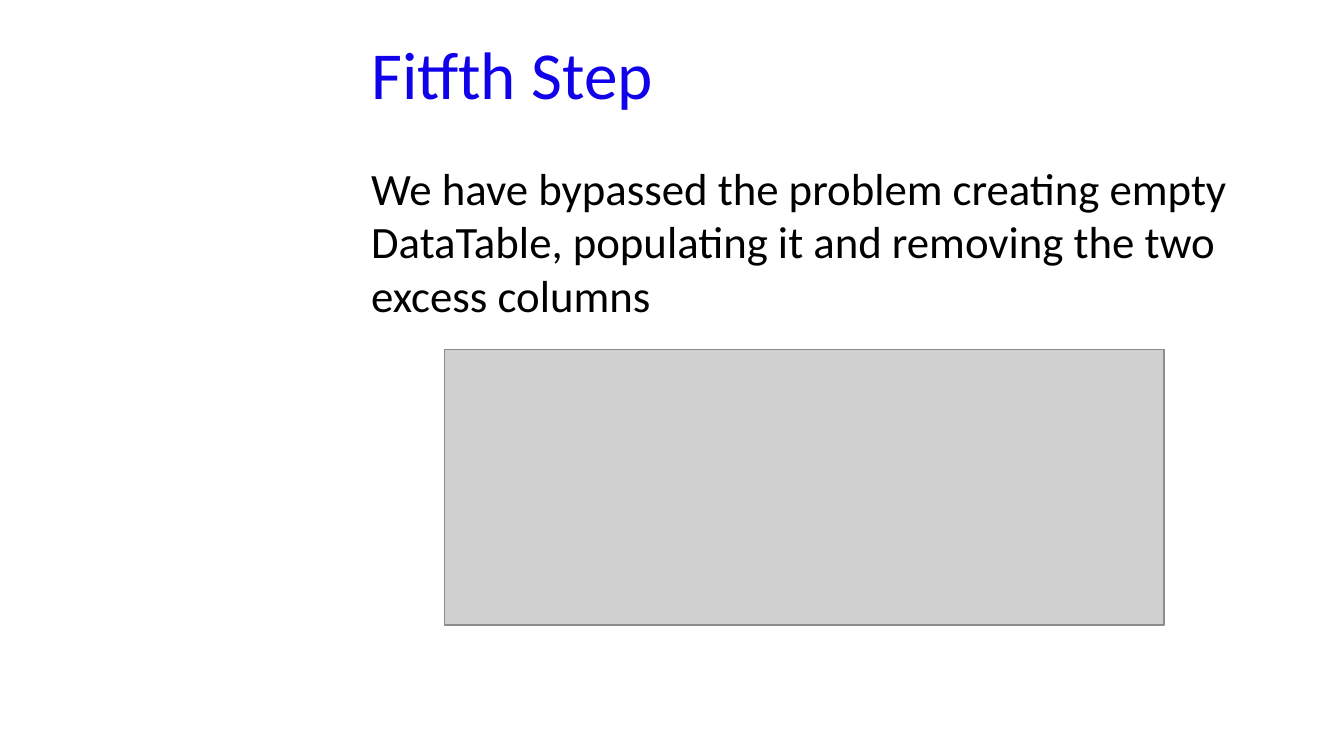
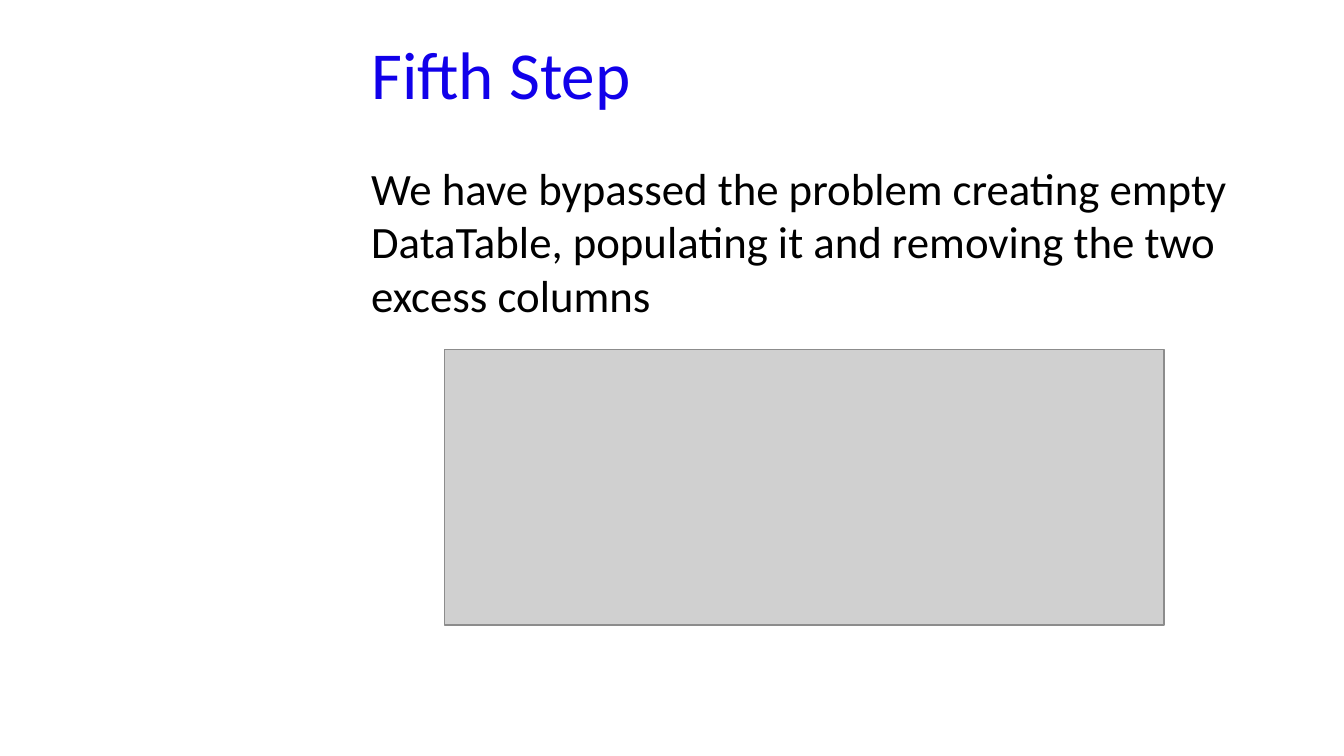
Before and after one commit to GabriM97/CryptoWolf, a slide deck: slide 24 of Student Presentation/Student_Presentation.odp. Drawn at 1344x756 pixels with LibreOffice and Linux fonts; fonts in the diff are those of the drawing; grey boxes stand for pictures; background and template pictures are left out. Boxes give left, top, right and bottom in pixels: in the first picture for what was removed or moved away, otherwise in the second. Text is boxed around its words. In the diff, an @@ line names an element or a change of style, - is before the commit and + after.

```diff
--- a/Student Presentation/Student_Presentation.odp
+++ b/Student Presentation/Student_Presentation.odp
@@ title at [371, 52, 630, 110]: text changed @@
-Fitfth Step
+Fifth Step
```
Also in this commit, not shown: 7 other slides changed, 1 slide added, 2 other files.
